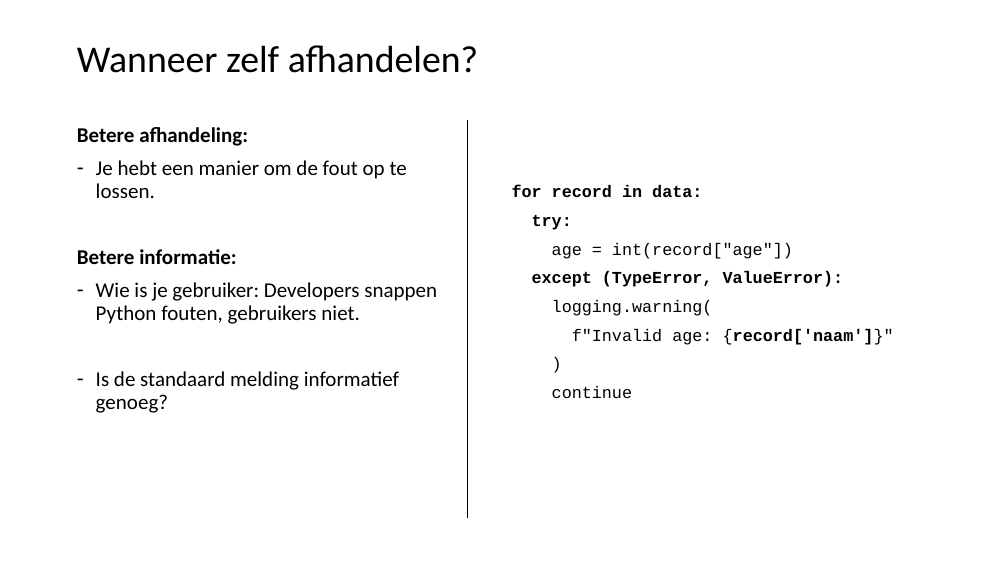
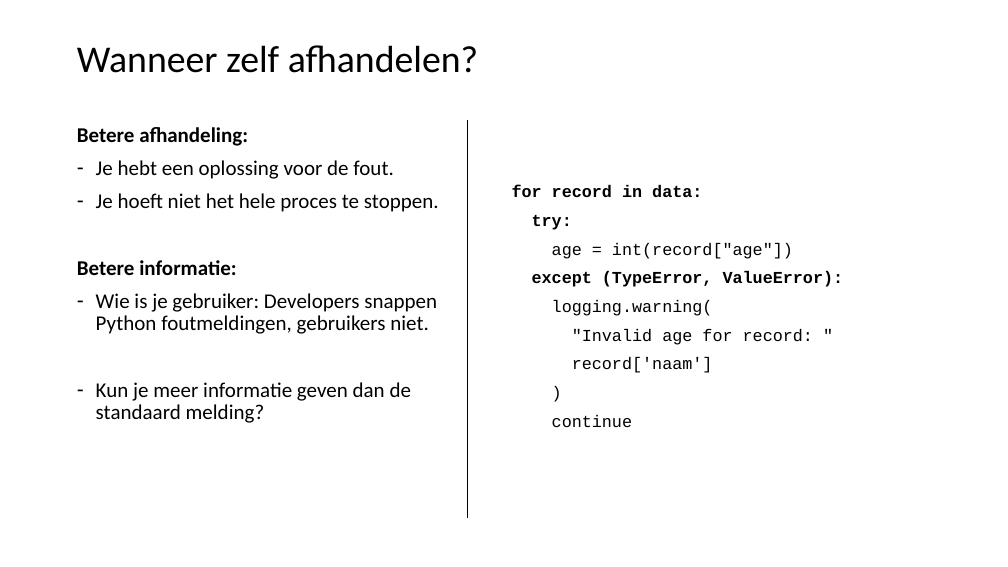
Before and after one commit to LFKoning/knowledge-sharing, a slide deck: slide 38 of python_trainees/2_production_code/python_traineeship_2.pptx (slide 37 before the commit). Drawn at 1008x567 pixels with LibreOffice and Linux fonts; fonts in the diff are those of the drawing. Boxes give left, top, right and bottom in pixels: in the first picture for what was removed or moved away, otherwise in the second. Text is boxed around its words. In the diff, an @@ line names an element or a change of style, - is before the commit and + after.

Commit message:
Update part 2 Python course

```diff
--- a/python_trainees/2_production_code/python_traineeship_2.pptx
+++ b/python_trainees/2_production_code/python_traineeship_2.pptx
@@ text at <box>96,160,439,212</box>: text changed @@
-– Je hebt een manier om de fout op te lossen.
+– Je hebt een oplossing voor de fout.
+– Je hoeft niet het hele proces te stoppen.
@@ text at <box>96,293,437,423</box>: text changed @@
-– Wie is je gebruiker: Developers snappen Python fouten, gebruikers niet.
-– Is de standaard melding informatief genoeg?
+– Wie is je gebruiker: Developers snappen Python foutmeldingen, gebruikers niet.
+– Kun je meer informatie geven dan de standaard melding?
@@ text at <box>572,329,813,373</box>: text changed @@
-f"Invalid age: {record['naam']}"
+"Invalid age for record: "
+record['naam']
```
Also in this commit, not shown: 30 other slides changed, 3 slides added, 1 slide removed, 12 other files.
